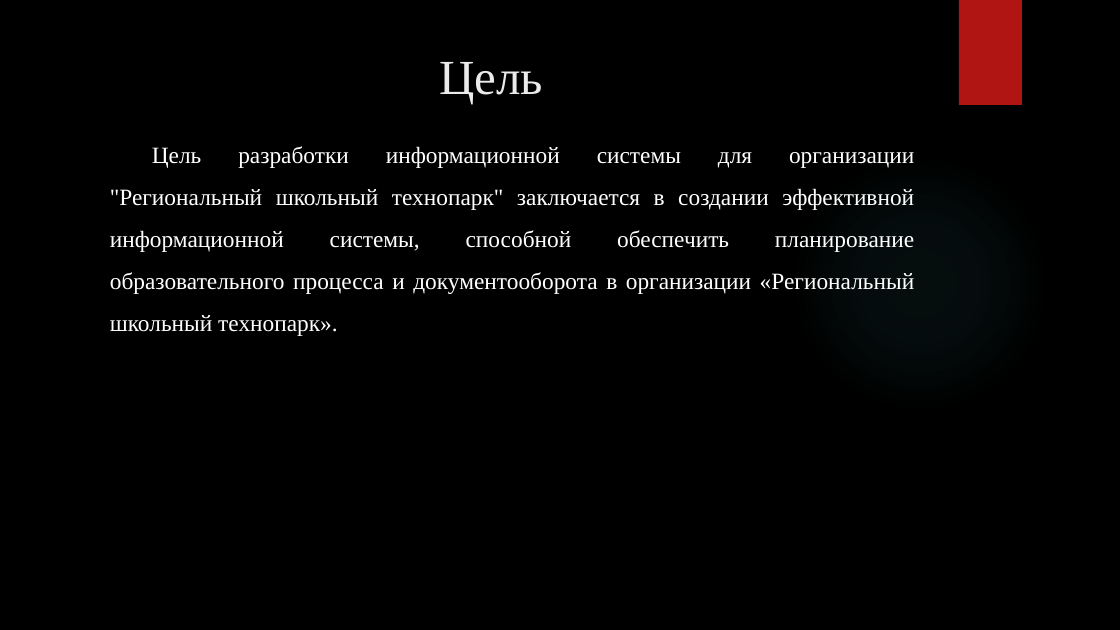
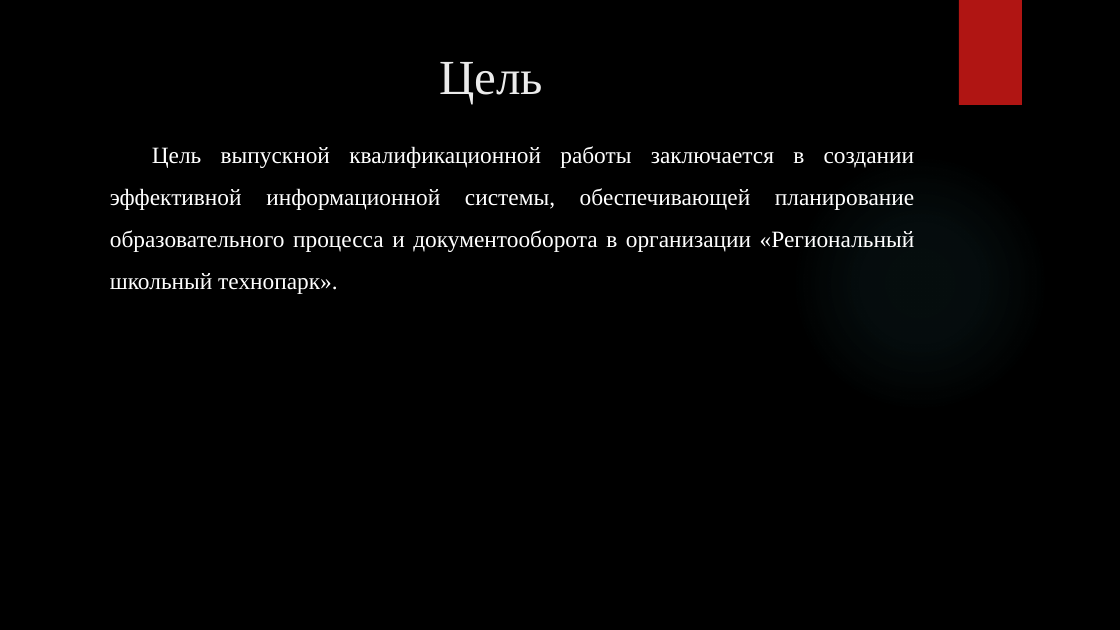
Before and after one commit to RAdKuzur/ASTU, a slide deck: slide 16 of Дипломная работа/Презентация Курсовая.pptx (slide 12 before the commit). Drawn at 1120x630 pixels with LibreOffice and Linux fonts; fonts in the diff are those of the drawing; background and template pictures are left out. Boxes give left, top, right and bottom in pixels: in the first picture for what was removed or moved away, otherwise in the second. Text is boxed around its words. In the diff, an @@ line names an element or a change of style, - is before the commit and + after.

```diff
--- a/Дипломная работа/Презентация Курсовая.pptx
+++ b/Дипломная работа/Презентация Курсовая.pptx
@@ text at [110, 146, 915, 294]: text changed @@
-Цель разработки информационной системы для организации "Региональный школьный технопарк" заключается в создании эффективной информационной системы, способной обеспечить планирование образовательного процесса и документооборота в организации «Региональный школьный технопарк».
+Цель выпускной квалификационной работы заключается в создании эффективной информационной системы, обеспечивающей планирование образовательного процесса и документооборота в организации «Региональный школьный технопарк».
```
Also in this commit, not shown: 10 other slides changed, 5 slides added, 3 slides removed, 1 other file.
